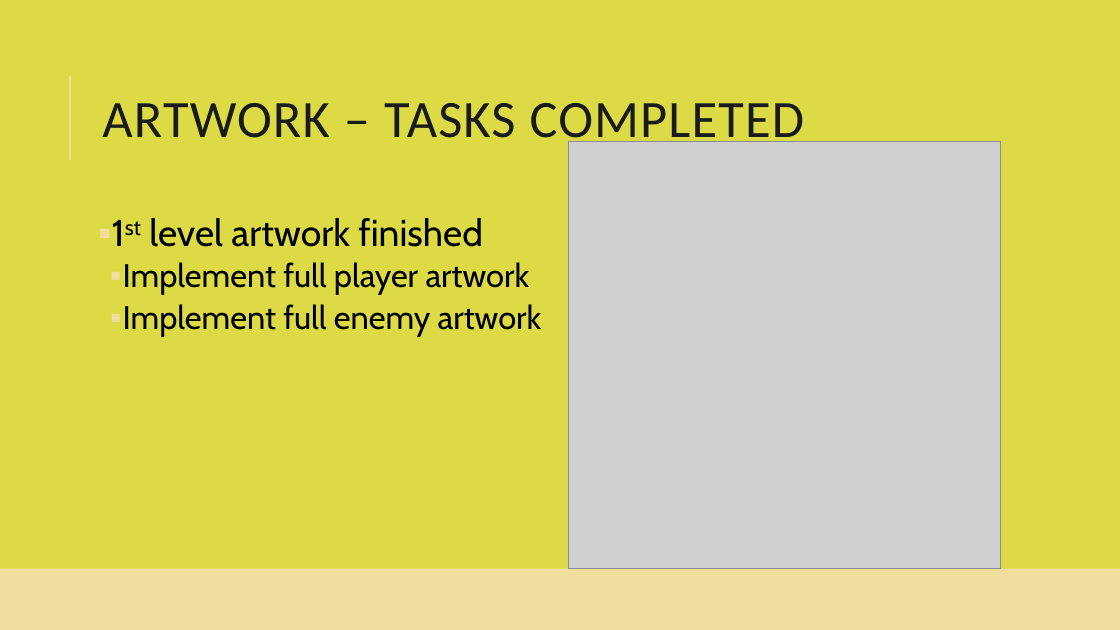
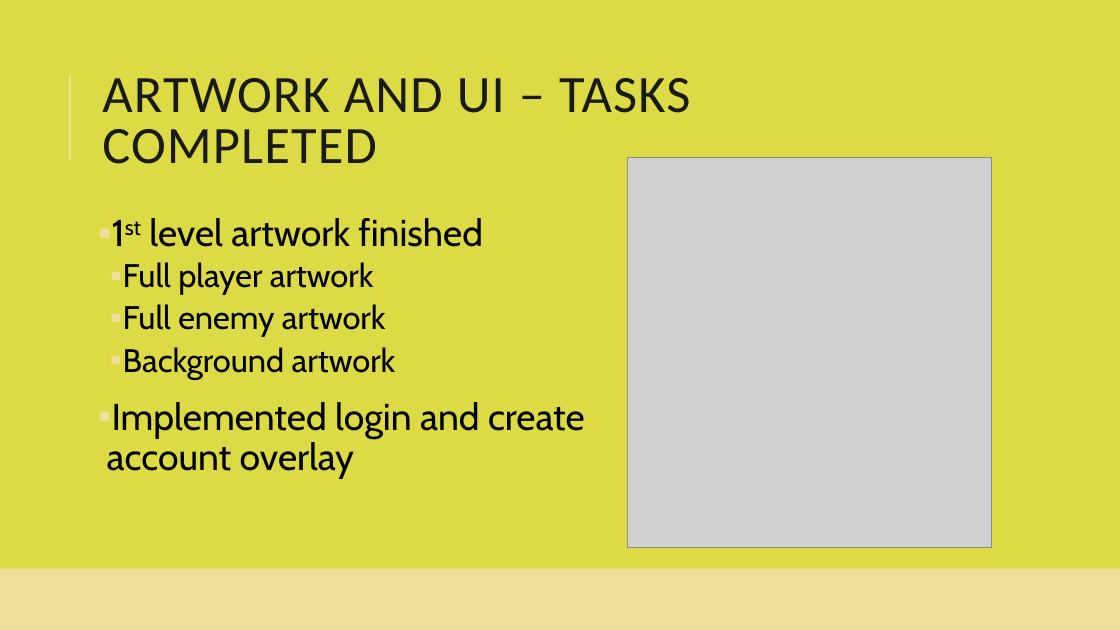
Before and after one commit to smiyaoka/forkPotatoDOC, a slide deck: slide 3 of ForkandPotatoSprint1.pptx (slide 4 before the commit). Drawn at 1120x630 pixels with LibreOffice and Linux fonts; fonts in the diff are those of the drawing; grey boxes stand for pictures. Boxes give left, top, right and bottom in pixels: in the first picture for what was removed or moved away, otherwise in the second. Text is boxed around its words. In the diff, an @@ line names an element or a change of style, - is before the commit and + after.

```diff
--- a/ForkandPotatoSprint1.pptx
+++ b/ForkandPotatoSprint1.pptx
@@ title at [102, 78, 690, 164]: text changed @@
-ARTWORK – TASKS COMPLETED
+ARTWORK AND UI – TASKS COMPLETED
@@ picture: place and size @@
-picture at [569, 141, 1001, 569]
+picture at [628, 157, 992, 548]
@@ text at [107, 262, 585, 478]: text changed @@
-  ▪ Implement full player artwork
-  ▪ Implement full enemy artwork
+  ▪ Full player artwork
+  ▪ Full enemy artwork
+  ▪ Background artwork
+▪ Implemented login and create account overlay
```
Also in this commit, not shown: 7 other slides changed, 1 slide removed.
